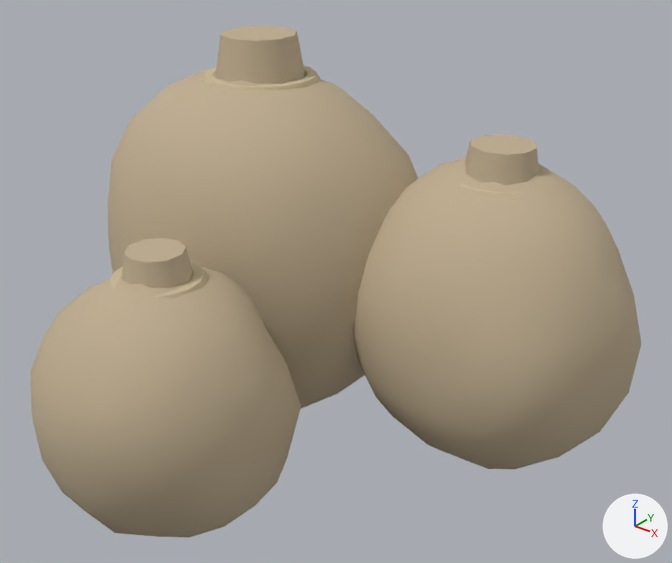
Before and after pictures for a commit that changed the glTF model content/models/props/sacks-v01.glb.
Camera for both pictures: a camera (50 mm lens) standing at (1.553, -1.75, 1.631) and looking at (0.107, 0.057, 0.511). The lights are fixed; the arrows at lower right show +X, +Y and +Z. The first picture is the older version.

The first picture shows 'sacks'.
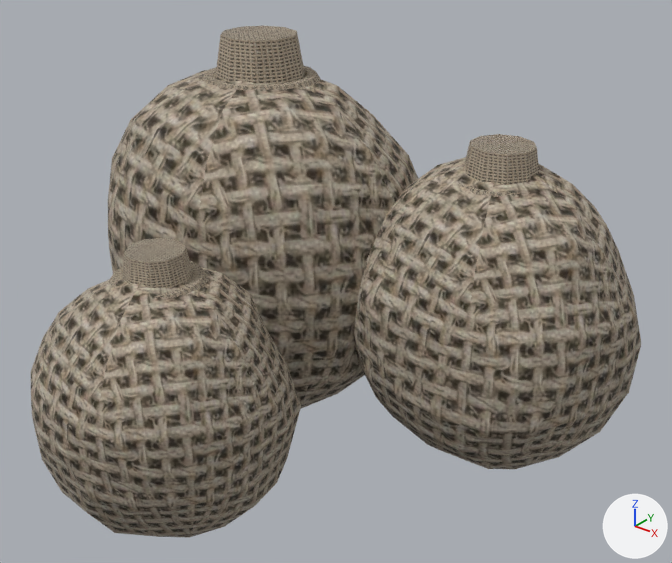
What differs and where, as boxes (x1, y1, x2, y2) in the pictures (672 x 563 px):
'sacks', surface changed (beige to brown): (30, 26, 641, 537) in both

The edits, one by one:
Picture 'wt-burlap' (img_wt_burlap) is new.
In material 'burlap' (mat_burlap), base_color is no longer (0.52, 0.42, 0.28), beige #bfad90.
In material 'burlap' (mat_burlap), texture is now set to img_wt_burlap.
In material 'burlap' (mat_burlap), roughness goes from 1.0 to 0.92.
In material 'rope' (mat_rope), base_color is no longer (0.6, 0.5, 0.32), beige #cbbc99.
In material 'rope' (mat_rope), texture is now set to img_wt_burlap.
In material 'rope' (mat_rope), roughness goes from 0.95 to 0.92.
